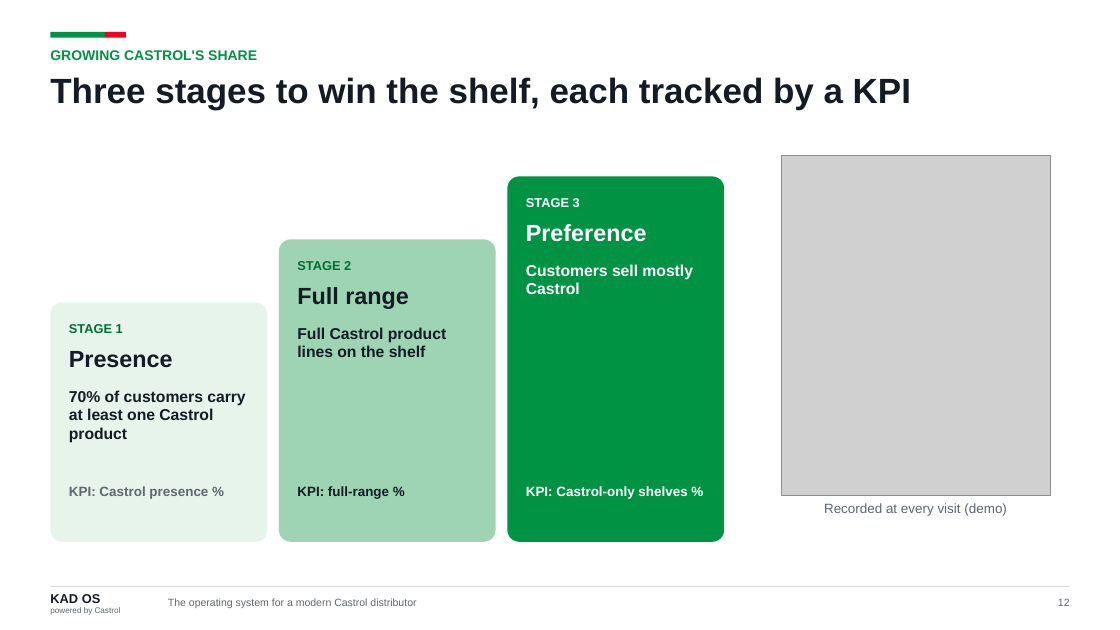
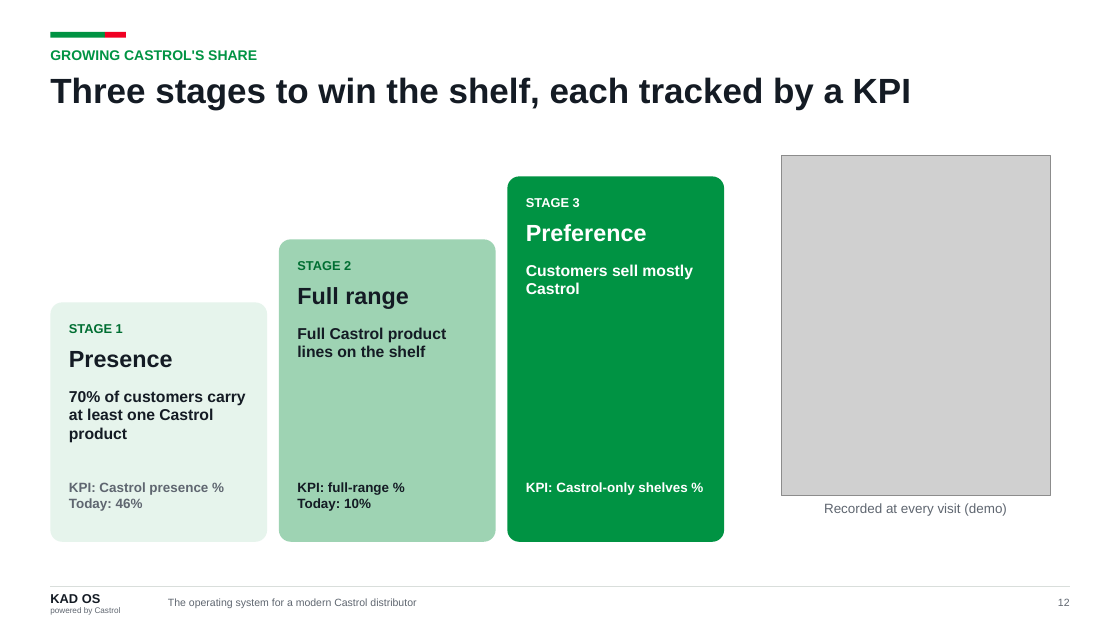
Before and after one commit to kdavtian/SalesManagerVisits, a slide deck: slide 12 of docs/castrol-global/KAD_OS_Castrol_Global.pptx. Drawn at 1120x630 pixels with LibreOffice and Linux fonts; fonts in the diff are those of the drawing; grey boxes stand for pictures. Boxes give left, top, right and bottom in pixels: in the first picture for what was removed or moved away, otherwise in the second. Text is boxed around its words. In the diff, an @@ line names an element or a change of style, - is before the commit and + after.

```diff
--- a/docs/castrol-global/KAD_OS_Castrol_Global.pptx
+++ b/docs/castrol-global/KAD_OS_Castrol_Global.pptx
@@ text "KPI: Castrol-only shelves %": place and size @@
-text "KPI: Castrol-only shelves %" at <box>526,486,687,499</box>
+text "KPI: Castrol-only shelves %" at <box>526,482,687,495</box>
@@ text at <box>69,498,143,511</box>: paragraph added @@
+Today: 46%
@@ text at <box>297,498,371,511</box>: paragraph added @@
+Today: 10%
```
Also in this commit, not shown: 1 other slide changed, 1 slide added, 1 slide removed, 6 other files.
